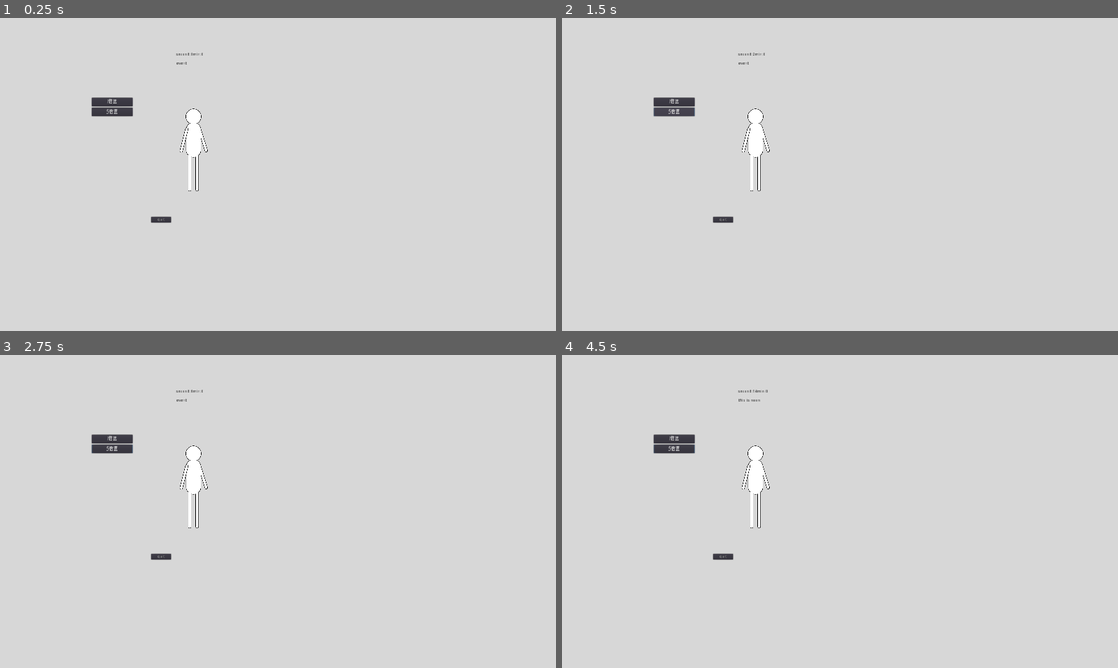
Above: before the commit, frames 1-4 (two rows, left to right).
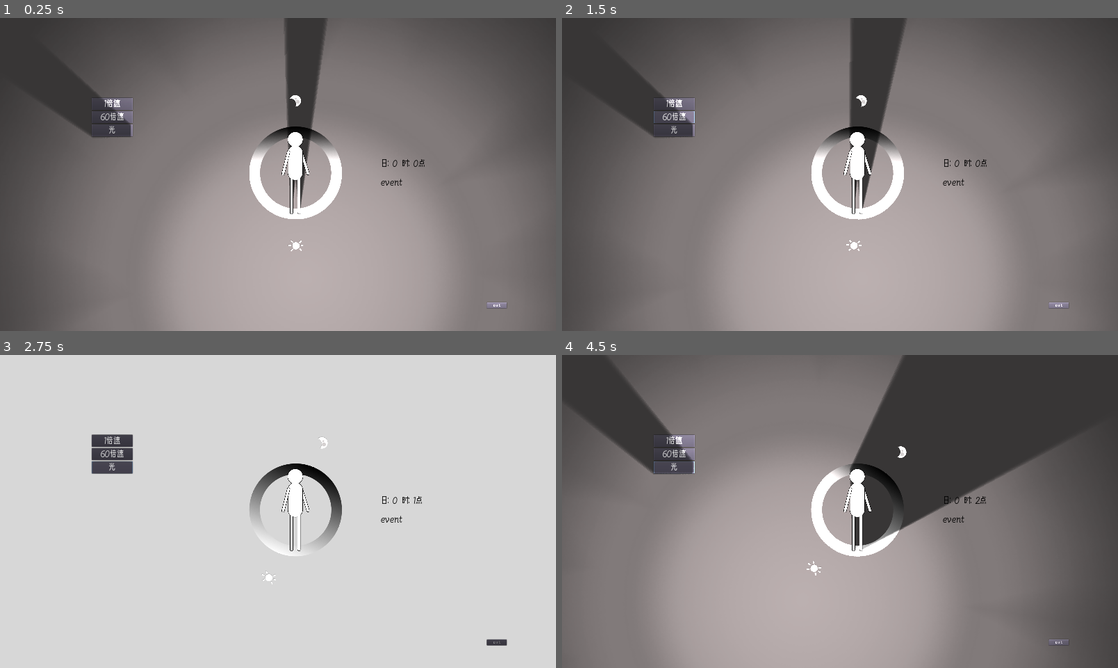
Above: after the commit, the same moments.

Repository: xukongwen/PhantomWorld
Game: Godot game, scene res://text/time_test.tscn
The game is run twice, just before and just after one commit, with the same random seed, the same clock (stepped at 60 frames per second) and the same inputs. This scene is started directly instead of the project's main scene.
Inputs (mouse positions are in pixels of both pictures, inside the frame that each line leads up to):
- Up to frame 1 (0.25 s): no input
- Up to frame 2 (1.5 s): click "1倍速" at 0.5 s; click "5倍速" (after the commit: "60倍速") at 1.25 s
- Up to frame 3 (2.75 s): click (111, 467) at 2 s, where only the run after the commit has a clickable "光"
- Up to frame 4 (4.5 s): click "1倍速" at 2.75 s; click "5倍速" (after the commit: "60倍速") at 3.5 s; click (673, 467) at 4.25 s, where only the run after the commit has a clickable "光"

The runs differ from the first frame. In frame 1, 100% of the frame differs, in the area x 0-100%, y 0-100%; in frame 2, 100%; in frame 3, 3.3%; in frame 4, 100%.

Commit message:
time! and light!
第一天，要有时间，要有光！

Diff:
--- /dev/null
+++ b/Script/World.gd
@@ -0,0 +1,12 @@
+extends Object
+
+class World_dao:
+
+	var dao = 0
+	var yin = -1
+	var yang = 1
+
+	var yin_yang_now = 0
+
+	var temp = 0
+	var seazon = null
--- a/font/new_dynamicfont.tres
+++ b/font/new_dynamicfont.tres
@@ -3,5 +3,5 @@
 [ext_resource path="res://font/WenCangShuFang-2.ttf" type="DynamicFontData" id=1]
 
 [resource]
-size = 19
+size = 30
 font_data = ExtResource( 1 )
--- a/scences/Control.tscn
+++ b/scences/Control.tscn
@@ -30,69 +30,69 @@
 }
 
 [node name="CenterContainer" type="CenterContainer" parent="Main"]
-margin_right = 747.0
+margin_right = 726.0
 margin_bottom = 1080.0
 size_flags_horizontal = 3
 size_flags_vertical = 3
 
 [node name="TextureRect" type="TextureRect" parent="Main/CenterContainer"]
-margin_left = 261.0
+margin_left = 250.0
 margin_top = 219.0
-margin_right = 486.0
+margin_right = 475.0
 margin_bottom = 861.0
 texture = ExtResource( 1 )
 stretch_mode = 1
 
 [node name="CenterContainer2" type="CenterContainer" parent="Main"]
-margin_left = 751.0
-margin_right = 1498.0
+margin_left = 730.0
+margin_right = 1456.0
 margin_bottom = 1080.0
 size_flags_horizontal = 3
 size_flags_vertical = 3
 
 [node name="VBoxContainer" type="VBoxContainer" parent="Main"]
-margin_left = 1502.0
-margin_right = 1577.0
+margin_left = 1460.0
+margin_right = 1578.0
 margin_bottom = 1080.0
 custom_constants/separation = 10
 alignment = 1
 
 [node name="Label" type="Label" parent="Main/VBoxContainer"]
-margin_top = 312.0
-margin_right = 75.0
-margin_bottom = 336.0
+margin_top = 266.0
+margin_right = 118.0
+margin_bottom = 303.0
 custom_fonts/font = ExtResource( 2 )
 custom_colors/font_color = Color( 0, 0, 0, 1 )
 text = "幻世界"
 align = 2
 
 [node name="buttons" type="VBoxContainer" parent="Main/VBoxContainer"]
-margin_top = 346.0
-margin_right = 75.0
-margin_bottom = 444.0
+margin_top = 313.0
+margin_right = 118.0
+margin_bottom = 450.0
 
 [node name="NewGameButton" parent="Main/VBoxContainer/buttons" instance=ExtResource( 3 )]
 margin_top = 0.0
-margin_right = 75.0
-margin_bottom = 30.0
+margin_right = 118.0
+margin_bottom = 43.0
 hint_tooltip = ""
 
 [node name="Con_Button" parent="Main/VBoxContainer/buttons" instance=ExtResource( 4 )]
-margin_top = 34.0
-margin_right = 75.0
-margin_bottom = 64.0
+margin_top = 47.0
+margin_right = 118.0
+margin_bottom = 90.0
 hint_tooltip = ""
 
 [node name="Option_button" parent="Main/VBoxContainer/buttons" instance=ExtResource( 5 )]
-margin_top = 68.0
-margin_right = 75.0
-margin_bottom = 98.0
+margin_top = 94.0
+margin_right = 118.0
+margin_bottom = 137.0
 hint_tooltip = ""
 
 [node name="go_test_button" type="Button" parent="Main/VBoxContainer"]
-margin_top = 454.0
-margin_right = 75.0
-margin_bottom = 484.0
+margin_top = 460.0
+margin_right = 118.0
+margin_bottom = 503.0
 custom_fonts/font = ExtResource( 2 )
 text = "测试"
 align = 2
@@ -100,25 +100,25 @@
 sc_name = "test_menu"
 
 [node name="Button" type="Button" parent="Main/VBoxContainer"]
-margin_top = 494.0
-margin_right = 75.0
-margin_bottom = 524.0
+margin_top = 513.0
+margin_right = 118.0
+margin_bottom = 556.0
 custom_fonts/font = ExtResource( 2 )
 text = "退出"
 align = 2
 
 [node name="CenterContainer" type="CenterContainer" parent="Main/VBoxContainer"]
-margin_top = 534.0
-margin_right = 75.0
-margin_bottom = 734.0
+margin_top = 566.0
+margin_right = 118.0
+margin_bottom = 766.0
 rect_min_size = Vector2( 0, 200 )
 size_flags_horizontal = 3
 size_flags_vertical = 13
 
 [node name="Label2" type="Label" parent="Main/VBoxContainer"]
-margin_top = 744.0
-margin_right = 75.0
-margin_bottom = 768.0
+margin_top = 776.0
+margin_right = 118.0
+margin_bottom = 813.0
 size_flags_vertical = 1
 custom_fonts/font = ExtResource( 2 )
 custom_colors/font_color = Color( 0, 0, 0, 1 )
--- a/text/time_test.gd
+++ b/text/time_test.gd
@@ -2,11 +2,12 @@
 
 
 var time = 0
-var time_mult = 1
+var time_mult = 60
 var paused = false
 var time_scale = 1
 
 var prev_time = 0
+var deg = 0
 
 signal time_passed(date_time)
 
@@ -26,6 +27,8 @@
 #	var month
 #	var year
 
+
+
 	func _init(time):
 		var int_time = int(floor(time))
 
@@ -40,6 +43,7 @@
 
 func _process(delta):
 
+	# 设定游戏事件和真实时间的差距
 	time += delta*time_mult
 
 	var date_times = []
@@ -54,20 +58,22 @@
 
 	prev_time = time
 
-	$time_lable.text = str("second:",DateTime.new(time).second, "min:", DateTime.new(time).minute)
+	$time_lable.text = str("日:  ", DateTime.new(time).day,"  ", "时:  ", DateTime.new(time).hour,"点")
 
 
 
 func _on_time_passed(date_times):
 
-	if date_times.equals(10,0,0,0):
-		$event.text = "this is noon"
+	if date_times.equals(0,0,12,0):
+		$event.text = "现在是正午"
 
-#	for dt in date_times:
-#		print(date_times)
-#		if dt.equals(10, 0, 0, 0):
-#			$event.text = "this is noon"
-#		print(dt)
+
+	deg = (0.1/60) * time_scale*time_mult
+	#$deg.text = str("每一秒增加：", deg*60," 度")
+	$deg.visible = false
+
+
+	$human_01/yinyang.rotation_degrees += (0.1/60)*time_scale/24*60
 
 
 func _on_Button_pressed():
@@ -77,9 +83,17 @@
 
 func _on_time1_pressed():
 	# 时间变速
+	time_scale = 1
 	Engine.set_time_scale(1)
 
 
+func _on_time5_pressed():
+	time_scale = 60
+	Engine.set_time_scale(time_scale)
 
-func _on_time5_pressed():
-	Engine.set_time_scale(5)
+
+func _on_light_pressed():
+	var light_stat = not $human_01/yinyang/yang/Light2D.enabled
+	$human_01/yinyang/yang/Light2D.enabled = light_stat
+	$ColorRect.visible = light_stat
+	pass # Replace with function body.
--- a/text/time_test.tscn
+++ b/text/time_test.tscn
@@ -1,24 +1,77 @@
-[gd_scene load_steps=5 format=2]
+[gd_scene load_steps=11 format=2]
 
 [ext_resource path="res://Image/human_01.png" type="Texture" id=1]
 [ext_resource path="res://text/time_test.gd" type="Script" id=2]
 [ext_resource path="res://font/new_dynamicfont.tres" type="DynamicFont" id=3]
 [ext_resource path="res://text/Pause.gd" type="Script" id=4]
+[ext_resource path="res://Image/dao/the sun.png" type="Texture" id=5]
+[ext_resource path="res://Image/dao/Ellipse 1.png" type="Texture" id=6]
+[ext_resource path="res://Image/dao/the moon.png" type="Texture" id=7]
+[ext_resource path="res://Image/dao/light.png" type="Texture" id=8]
+
+[sub_resource type="OccluderPolygon2D" id=1]
+polygon = PoolVector2Array( 0.845947, 1.81433, -34.2529, 310, -55.6548, -314.076, 58.2029, -312.364, 29.0962, 314.28 )
+
+[sub_resource type="OccluderPolygon2D" id=2]
+polygon = PoolVector2Array( 135.077, 3.54645, 135.077, 40.528, 2.91336, 41.1342, 2.91336, 1.72769 )
 
 [node name="world" type="Node2D"]
 pause_mode = 1
 script = ExtResource( 2 )
 
+[node name="ColorRect" type="ColorRect" parent="."]
+margin_left = -741.0
+margin_top = -534.0
+margin_right = 2573.0
+margin_bottom = 1576.0
+color = Color( 0.223529, 0.215686, 0.215686, 1 )
+__meta__ = {
+"_edit_use_anchors_": false
+}
+
 [node name="human_01" type="Sprite" parent="."]
-position = Vector2( 669.364, 455.509 )
+position = Vector2( 1020.86, 534.544 )
 scale = Vector2( 0.443535, 0.443535 )
 texture = ExtResource( 1 )
 
+[node name="yinyang" type="Sprite" parent="human_01"]
+show_behind_parent = true
+rotation = 3.14159
+scale = Vector2( 1.88334, 1.88334 )
+texture = ExtResource( 6 )
+
+[node name="yang" type="Sprite" parent="human_01/yinyang"]
+position = Vector2( 0, -300 )
+scale = Vector2( 0.5, 0.5 )
+texture = ExtResource( 5 )
+
+[node name="Light2D" type="Light2D" parent="human_01/yinyang/yang"]
+position = Vector2( 32.728, -212.729 )
+scale = Vector2( 6.08508, 6.08508 )
+texture = ExtResource( 8 )
+color = Color( 0.901961, 0.866667, 0.866667, 1 )
+energy = 1.62
+shadow_enabled = true
+shadow_filter = 3
+shadow_filter_smooth = 2.4
+
+[node name="yin" type="Sprite" parent="human_01/yinyang"]
+position = Vector2( 0, 300 )
+scale = Vector2( 0.5, 0.5 )
+texture = ExtResource( 7 )
+
+[node name="LightOccluder2D" type="LightOccluder2D" parent="human_01"]
+occluder = SubResource( 1 )
+__meta__ = {
+"_edit_group_": true
+}
+
 [node name="time_lable" type="Label" parent="."]
-margin_left = 608.154
-margin_top = 118.503
-margin_right = 648.154
-margin_bottom = 132.503
+margin_left = 1316.0
+margin_top = 484.0
+margin_right = 1437.0
+margin_bottom = 532.0
+custom_fonts/font = ExtResource( 3 )
 custom_colors/font_color = Color( 0, 0, 0, 1 )
 text = "time"
 __meta__ = {
@@ -26,21 +79,34 @@
 }
 
 [node name="event" type="Label" parent="."]
-margin_left = 608.54
-margin_top = 150.2
-margin_right = 648.54
-margin_bottom = 164.2
+margin_left = 1315.59
+margin_top = 549.839
+margin_right = 1394.59
+margin_bottom = 586.839
+custom_fonts/font = ExtResource( 3 )
 custom_colors/font_color = Color( 0, 0, 0, 1 )
 text = "event"
 __meta__ = {
 "_edit_use_anchors_": false
 }
 
+[node name="deg" type="Label" parent="."]
+margin_left = 968.215
+margin_top = 865.708
+margin_right = 1047.22
+margin_bottom = 902.708
+custom_fonts/font = ExtResource( 3 )
+custom_colors/font_color = Color( 0, 0, 0, 1 )
+text = "deg"
+__meta__ = {
+"_edit_use_anchors_": false
+}
+
 [node name="Button" type="Button" parent="."]
-margin_left = 522.063
-margin_top = 685.995
-margin_right = 591.063
-margin_bottom = 705.995
+margin_left = 1681.02
+margin_top = 981.882
+margin_right = 1750.02
+margin_bottom = 1001.88
 text = "quit"
 __meta__ = {
 "_edit_use_anchors_": false
@@ -62,16 +128,26 @@
 [node name="time-1" type="Button" parent="VBoxContainer"]
 margin_top = 18.0
 margin_right = 141.0
-margin_bottom = 48.0
+margin_bottom = 61.0
 custom_fonts/font = ExtResource( 3 )
 text = "1倍速"
 
 [node name="time-5" type="Button" parent="VBoxContainer"]
-margin_top = 52.0
+margin_top = 65.0
 margin_right = 141.0
-margin_bottom = 82.0
+margin_bottom = 108.0
 custom_fonts/font = ExtResource( 3 )
-text = "5倍速"
+text = "60倍速"
+
+[node name="light" type="Button" parent="VBoxContainer"]
+margin_top = 112.0
+margin_right = 141.0
+margin_bottom = 155.0
+custom_fonts/font = ExtResource( 3 )
+text = "光"
+
+[node name="LightOccluder2D" type="LightOccluder2D" parent="VBoxContainer/light"]
+occluder = SubResource( 2 )
 
 [node name="CanvasLayer" type="CanvasLayer" parent="."]
 layer = 100
@@ -93,3 +169,4 @@
 [connection signal="pressed" from="Button" to="." method="_on_Button_pressed"]
 [connection signal="pressed" from="VBoxContainer/time-1" to="." method="_on_time1_pressed"]
 [connection signal="pressed" from="VBoxContainer/time-5" to="." method="_on_time5_pressed"]
+[connection signal="pressed" from="VBoxContainer/light" to="." method="_on_light_pressed"]
Binary file added: Image/dao/Ellipse 1.png
Not shown, added: Image/dao/Ellipse 1.png.import
Binary file added: Image/dao/light.png
Not shown, added: Image/dao/light.png.import
Binary file added: Image/dao/light_1.png
Not shown, added: Image/dao/light_1.png.import
Binary file added: Image/dao/the moon.png
Not shown, added: Image/dao/the moon.png.import
Binary file added: Image/dao/the sun.png
Not shown, added: Image/dao/the sun.png.import
